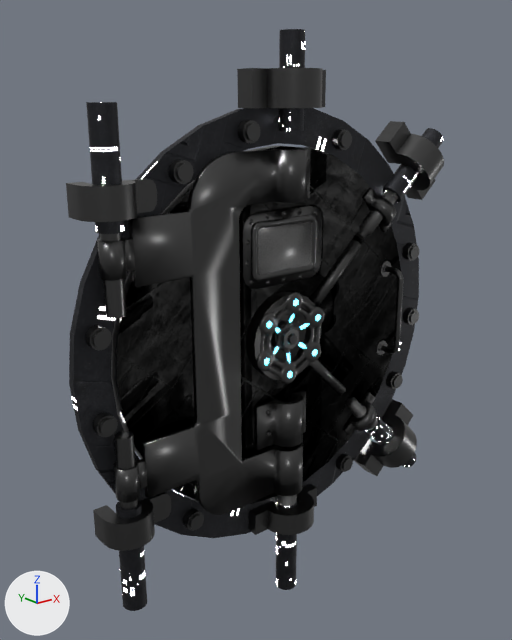
A saved change to the glTF model public/media/sci-fi-doors/Door3BakedReadyOptomized.glb.
Camera for both pictures: a 50 mm camera at (-3.5, -4.01, 1.69) aimed at (-0.16, 0.17, 0.02). Every picture has the same lights, and +X, +Y and +Z are marked at lower left. The first picture is the older version. Where no turn or scale is listed for an object, it has been applied to the vertices. Vertices at exactly the same position are counted once.
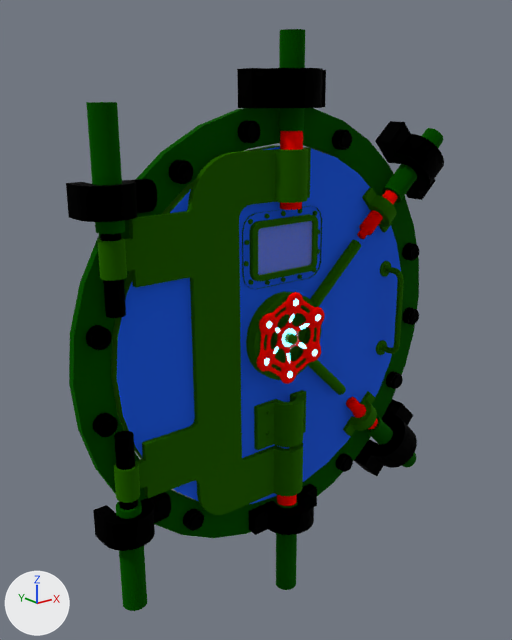
Where the change shows, as pixel boxes (x1, y1, x2, y2) in the pictures (512 x 640 px):
'Plane.015', recoloured, surface changed, reshaped: (97, 145, 404, 515) in both
'Cube.014', recoloured, surface changed (darker): (66, 29, 444, 611) in both
'Valve', recoloured, surface changed (dark grey to red): (256, 292, 325, 384) in both
'Cylinder.001', added (red): after (280, 131, 303, 210)
'Cylinder.008', recoloured, surface changed: (357, 190, 398, 239) in both
'Cylinder.006', recoloured, surface changed (grey to red): (346, 397, 378, 430) in both
'Cylinder.004', recoloured, surface changed (grey to red): (277, 494, 297, 506) in both
part 1 of me_cube_059, recoloured: (69, 29, 443, 611) in both
part 2 of me_doormain, deleted: before (243, 206, 322, 289)
part 3 of me_doormain, recoloured: (117, 147, 401, 504) in both
part 4 of me_doormain, recoloured: (97, 145, 404, 515) in both
part 5 of me_doormain, recoloured: (281, 327, 299, 349) in both

Diff of the bpy script that builds the scene:
```diff
--- a/public/media/sci-fi-doors/Door3BakedReadyOptomized.glb.py
+++ b/public/media/sci-fi-doors/Door3BakedReadyOptomized.glb.py
@@ mat_material_065 @@
 mat_material_065 = principled_material('Material.065')
-mat_material_065.base_color = (0.0956, 0.0956, 0.0956)  # dark grey #575757
+mat_material_065.base_color = (0.0, 0.0, 0.0)  # black #000000
 mat_material_065.metallic = 1.0
-mat_material_065.roughness = 0.31
+mat_material_065.roughness = 1.0
@@ mat_gray_008 @@
 mat_gray_008 = principled_material('Gray.008')
-mat_gray_008.base_color = (0.16, 0.16, 0.16)  # grey #6f6f6f
+mat_gray_008.base_color = (0.0409, 0.238, 0.0)  # green #398600
 mat_gray_008.metallic = 1.0
-mat_gray_008.roughness = 0.51
+mat_gray_008.roughness = 1.0
@@ mat_material_001 @@
+mat_material_001 = principled_material('Material.001')
+mat_material_001.base_color = (0.0, 0.0942, 0.801)  # blue #0057e7
+mat_material_001.roughness = 1.0
@@ mat_gray @@
+mat_gray = principled_material('Gray')
+mat_gray.base_color = (0.00432, 0.16, 0.0)  # dark green #0e6f00
+mat_gray.metallic = 1.0
+mat_gray.roughness = 1.0
@@ me_cube_059 @@
 me_cube_059.from_pydata(...)  # 2016 vertices, 3678 faces; spans x -1.71..1.78, y -0.24..0.18, z -2.38..2.18
+# me_cube_059 part 1: all 1162 faces that had it switch from mat_sci_fi_floor_grid to mat_gray (dark green #0e6f00)
 me_cube_059.materials.append(mat_material_065)
@@ me_doormain @@
-me_doormain.from_pydata(...)  # 24470 vertices, 48214 faces; spans x -0.09..2.9, y -0.17..0.14, z -1.46..1.44
+me_doormain.from_pydata(...)  # 24470 vertices, 48186 faces; spans x -0.09..2.9, y -0.17..0.14, z -1.46..1.44
+# me_doormain part 2
+# 28 faces are deleted
+# me_doormain part 3: 30 faces spanning x -0.01..2.9, y 0.04, z -1.46..1.44 switch from mat_scifi_space_panel_chrome to mat_material_001 (blue #0057e7)
+# me_doormain part 4: 46510 faces spanning x -0.09..2.9, y -0.17..0.14, z -1.46..1.44 switch from mat_material_065 (dark grey #575757) to mat_gray_008 (green #398600)
+# me_doormain part 5: 1632 faces spanning x 1.36..1.51, y -0.1..-0.06, z -0.1..0.07 switch from mat_gray_008 (grey #6f6f6f) to mat_alpha (white #e7e7e7)
@@ me_cylinder_037 @@
 me_cylinder_037.from_pydata(...)  # 128 vertices, 252 faces; spans x -0.088..0.085, y -0.083..0.083, z -0.31..0.708
-me_cylinder_037.materials.append(mat_gray_008)  # grey #6f6f6f
+me_cylinder_037.materials.append(mat_material)  # red #ff1400
@@ me_cylinder_009 @@
 me_cylinder_009.from_pydata(...)  # 128 vertices, 252 faces; spans x -0.27..0.304, y -0.065..0.065, z -0.3..0.273
-me_cylinder_009.materials.append(mat_gray_008)  # grey #6f6f6f
+me_cylinder_009.materials.append(mat_material)  # red #ff1400
@@ me_cylinder_012 @@
 me_cylinder_012.from_pydata(...)  # 128 vertices, 252 faces; spans x -0.207..0.306, y -0.059..0.059, z -0.187..0.28
-me_cylinder_012.materials.append(mat_gray_008)  # grey #6f6f6f
+me_cylinder_012.materials.append(mat_material)  # red #ff1400
@@ me_halflife_valve_valve_001 @@
 me_halflife_valve_valve_001.from_pydata(...)  # 2364 vertices, 4776 faces; spans x -0.344..0.344, y -0.034..0.052, z -0.371..0.371
+# me_halflife_valve_valve_001 part 6: all 4284 faces that had it switch from mat_material_065 (dark grey #575757) to mat_material (red #ff1400)
 me_halflife_valve_valve_001.materials.append(mat_emission_008)
@@ ob_cylinder_001 @@
+ob_cylinder_001 = bpy.data.objects.new('Cylinder.001', me_cylinder_001)  # 128 vertices, 222 faces; spans x -0.063..0.109, y -0.094..0.072, z 0.905..1.644; in mat_material (red #ff1400)
+ob_cylinder_001.location = (0.0, 0.0, 0.0)
```
